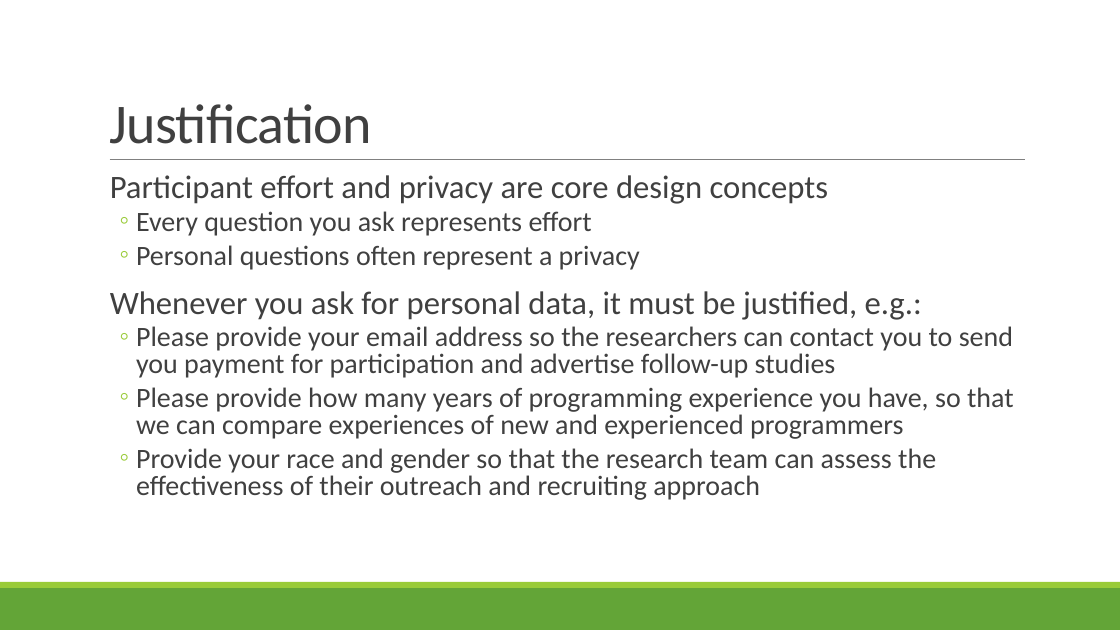
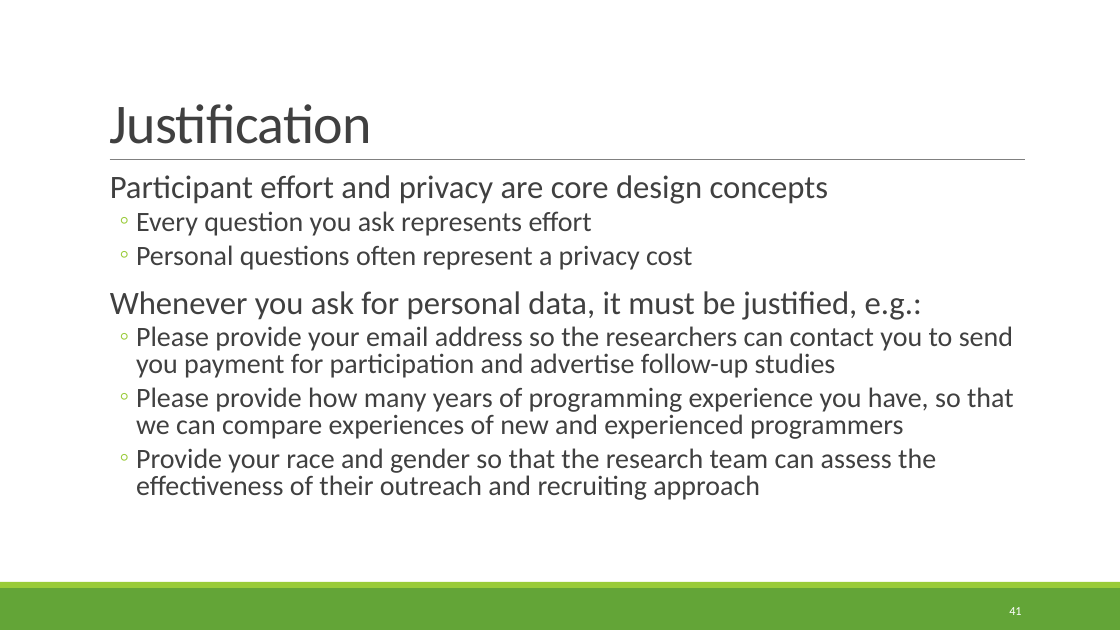
Before and after one commit to rbohrer/pl-course, a slide deck: slide 41 of LectureSlides/09Design2.pptx (slide 37 before the commit). Drawn at 1120x630 pixels with LibreOffice and Linux fonts; fonts in the diff are those of the drawing. Boxes give left, top, right and bottom in pixels: in the first picture for what was removed or moved away, otherwise in the second. Text is boxed around its words. In the diff, an @@ line names an element or a change of style, - is before the commit and + after.

```diff
--- a/LectureSlides/09Design2.pptx
+++ b/LectureSlides/09Design2.pptx
@@ text at (136, 245, 692, 270): text changed @@
-  ◦ Personal questions often represent a privacy
+  ◦ Personal questions often represent a privacy cost
@@ page number added at (1009, 607, 1021, 615), 10.5 pt, text #FFFFFF @@
+41
```
Also in this commit, not shown: 43 other slides changed, 4 slides added.
